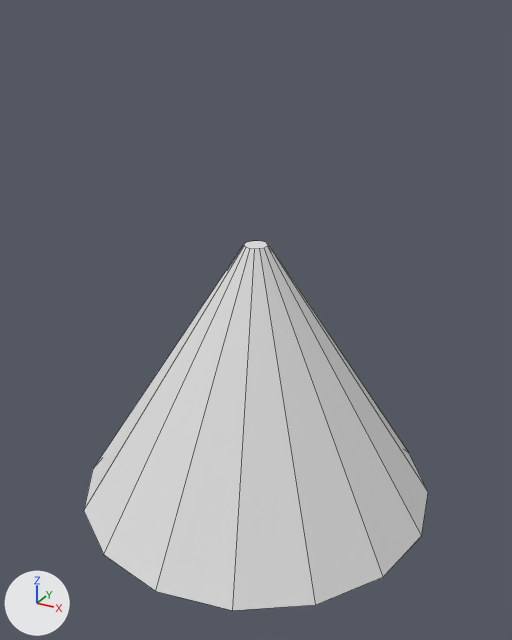
A saved change to the FBX model Assets/Art/Environment/LightCone.fbx.
One viewpoint serves both versions: a 50 mm camera at (2.6, -4.73, 3.99) aimed at (0.05, -0.1, 1.68). Lighting does not change. The marker at lower left points along +X, +Y and +Z. The first picture is the older version. Mesh edges are drawn as thin lines. Where no turn or scale is listed for an object, it has been applied to the vertices.

In view in the first picture: 'LightCone'.
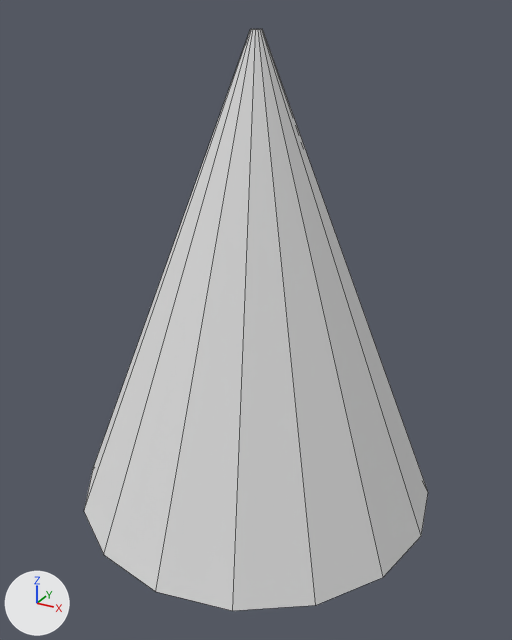
The newer file is also rescaled (x1.161) as a whole; pictures and numbers use the older file's frame.

Boxes [x1, y1, x2, y2] around the edits, measured in the pictures (512 x 640 px):
'LightCone', reshaped (58% taller): before [84, 241, 428, 610]; after [84, 29, 428, 611]

The edits, one by one:
me_lightcone is used by ob_lightcone; location (0.0, 0.0, 1.15).
me_lightcone had 32 vertices, 18 faces and spanned x -1.55..1.55, y -1.55..1.55, z -1.13..1.13.
me_lightcone now has 32 vertices, 18 faces and spans x -1.55..1.55, y -1.55..1.55, z -1.13..2.71.
me_lightcone part 1: all 16 vertices in x -0.1..0.1, y -0.1..0.1, z 1.13 are scaled about their middle by (0.431, 0.431, 1), then moved by (0.0, 0.0, 1.58).
